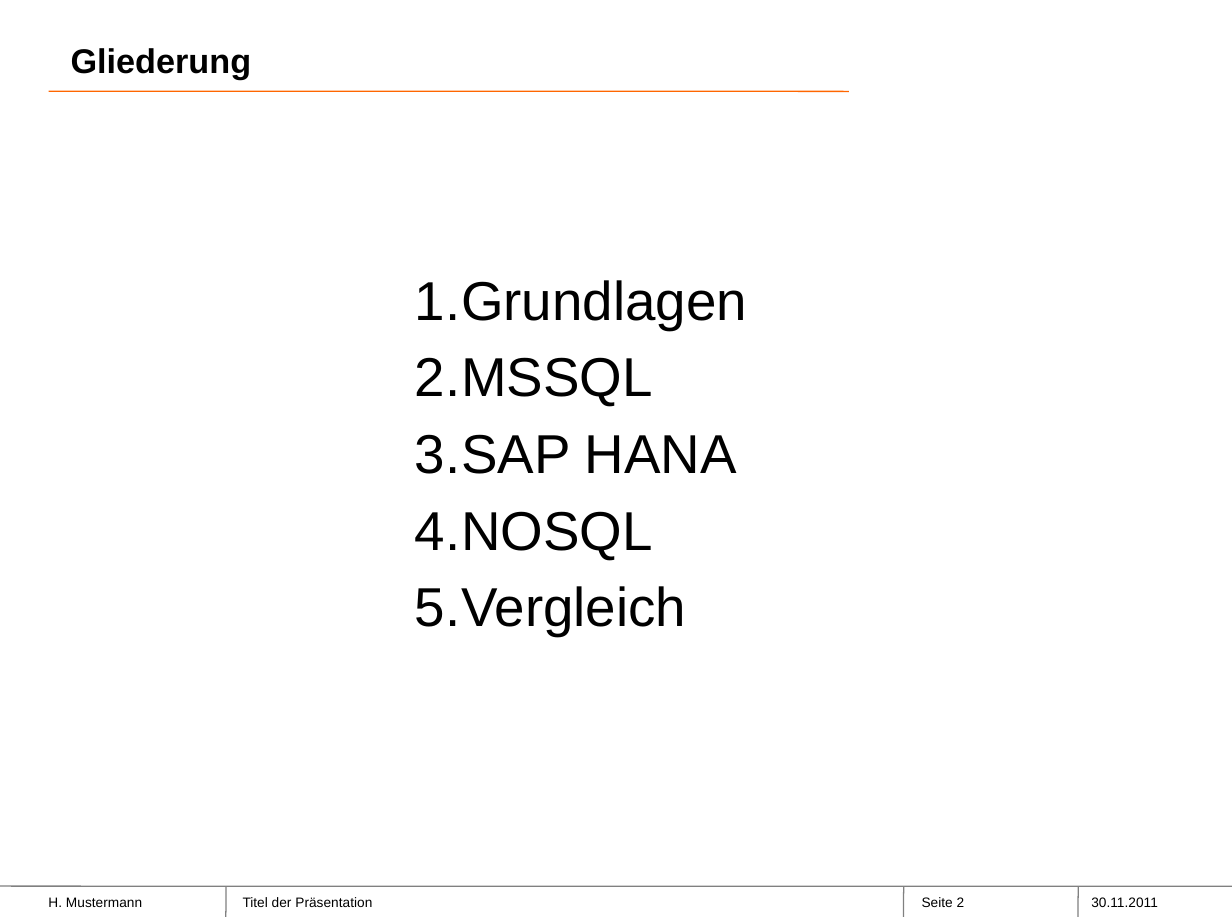
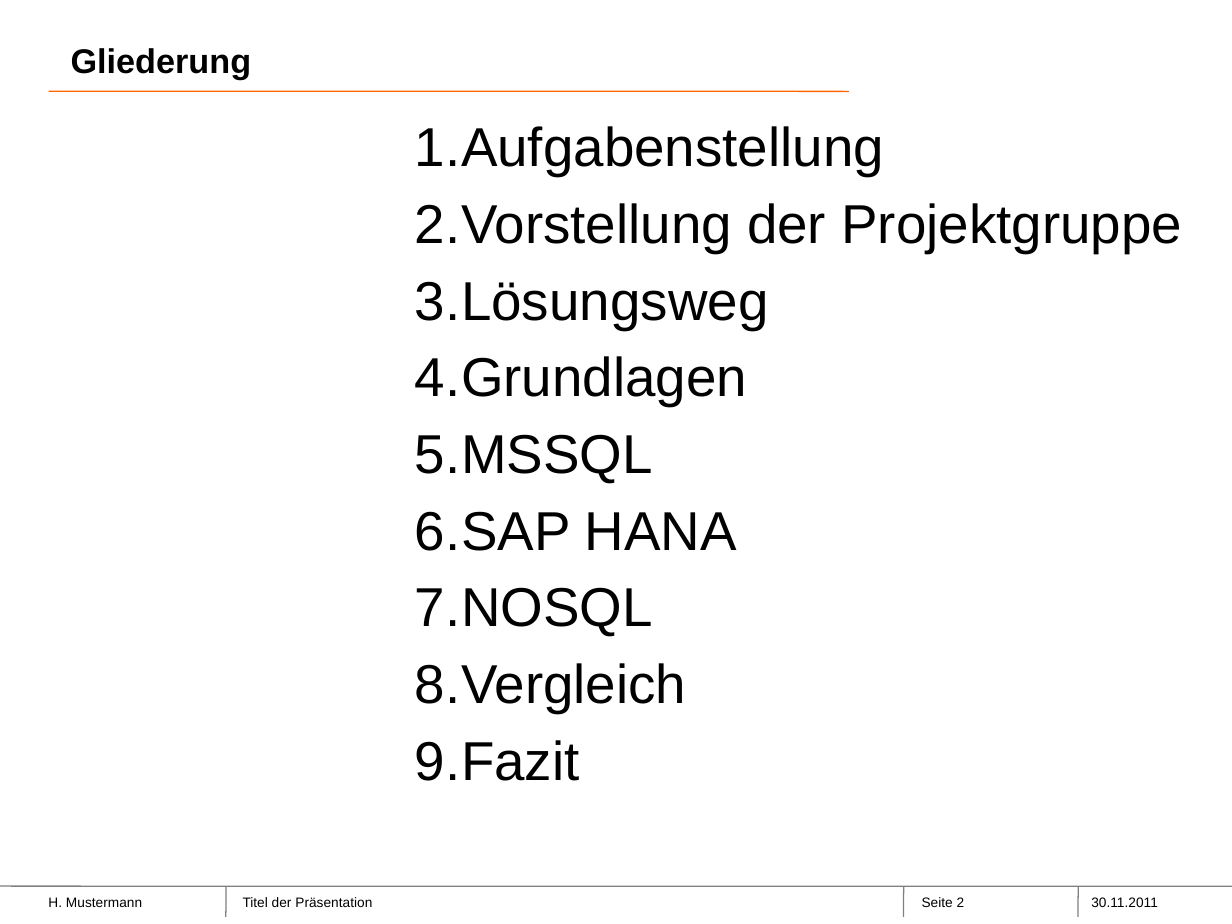
Before and after one commit to Philwi/ProjektseminarInMemory, a slide deck: slide 2 of SAPHana-Neueste.pptx. Drawn at 1232x924 pixels with LibreOffice and Linux fonts; fonts in the diff are those of the drawing; background and template pictures are left out. Boxes give left, top, right and bottom in pixels: in the first picture for what was removed or moved away, otherwise in the second. Text is boxed around its words. In the diff, an @@ line names an element or a change of style, - is before the commit and + after.

```diff
--- a/SAPHana-Neueste.pptx
+++ b/SAPHana-Neueste.pptx
@@ text "Aufgabenstellung": place and size @@
-text "Aufgabenstellung" at [415,280,747,636]
+text "Aufgabenstellung" at [415,126,1182,781]
@@ text at [415,126,1182,329]: paragraphs added @@
+1. Aufgabenstellung
+2. Vorstellung der Projektgruppe
+3. Lösungsweg
@@ text at [415,740,580,781]: paragraph added @@
+9. Fazit
```
Also in this commit, not shown: 1 other slide changed, 26 slides added, 5 slides removed.
